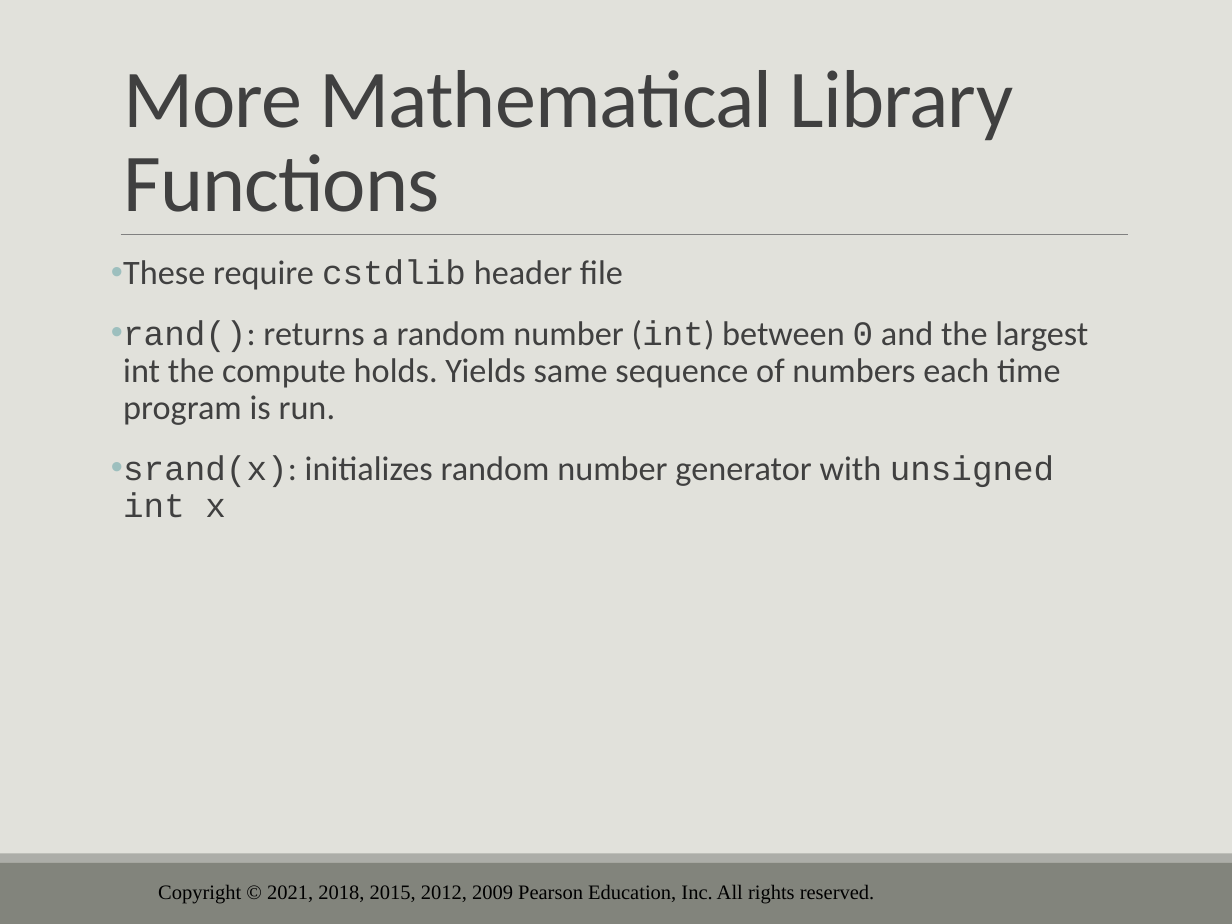
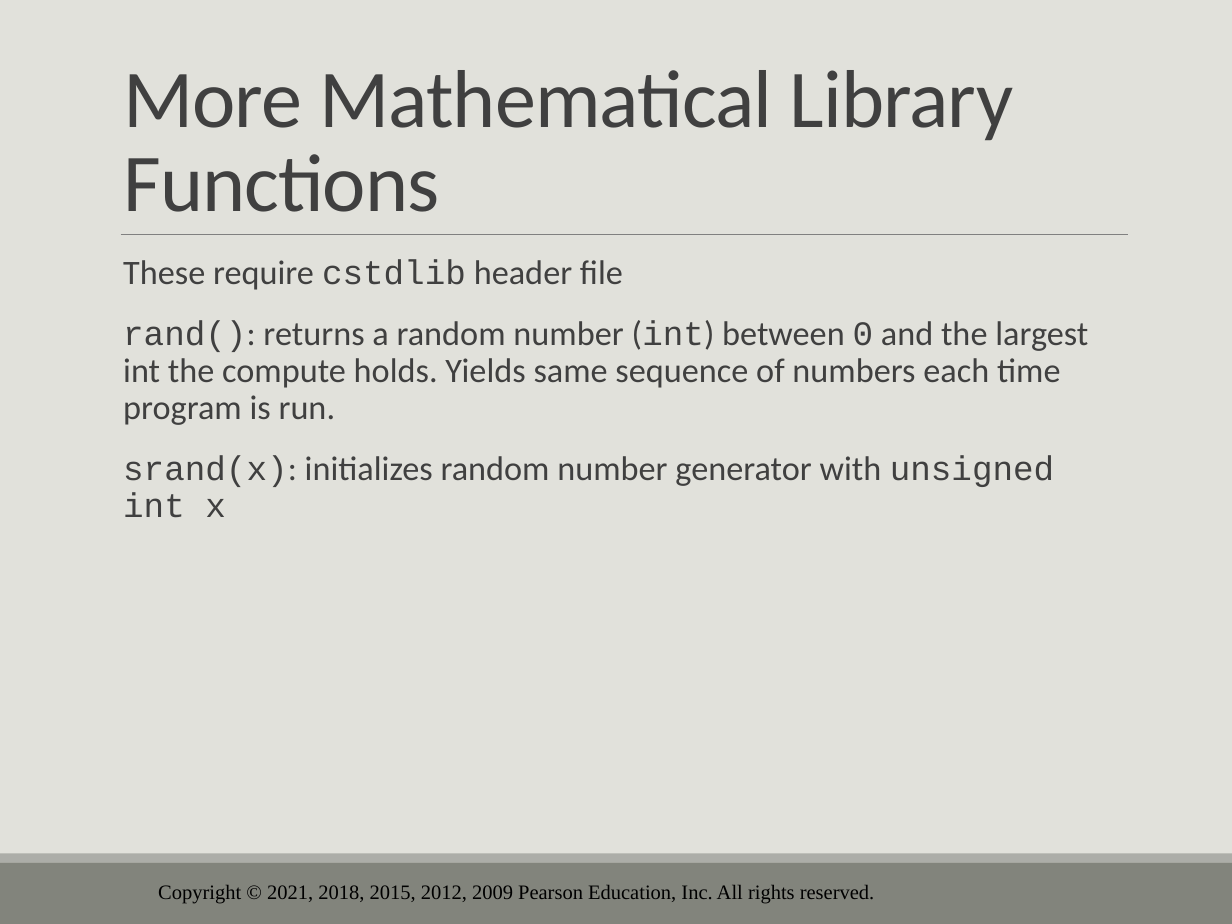
Before and after one commit to drolsonmi/eng1400, a slide deck: slide 51 of 1400_03_Expressions and Interactivity.pptx (slide 56 before the commit). Drawn at 1232x924 pixels with LibreOffice and Linux fonts; fonts in the diff are those of the drawing; background and template pictures are left out. Boxes give left, top, right and bottom in pixels: in the first picture for what was removed or moved away, otherwise in the second. Text is boxed around its words. In the diff, an @@ line names an element or a change of style, - is before the commit and + after.

```diff
--- a/1400_03_Expressions and Interactivity.pptx
+++ b/1400_03_Expressions and Interactivity.pptx
@@ text "These require cstdlib header file" at <box>123,259,1088,518</box>: bullet • to   @@
```
Also in this commit, not shown: 7 other slides changed, 1 slide added, 6 slides removed, 5 other files.
